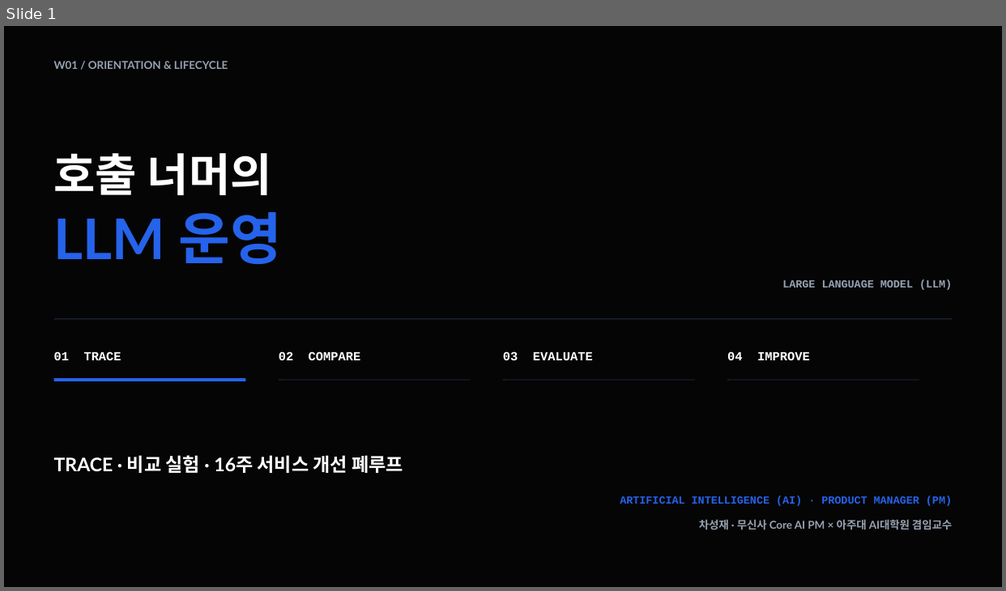
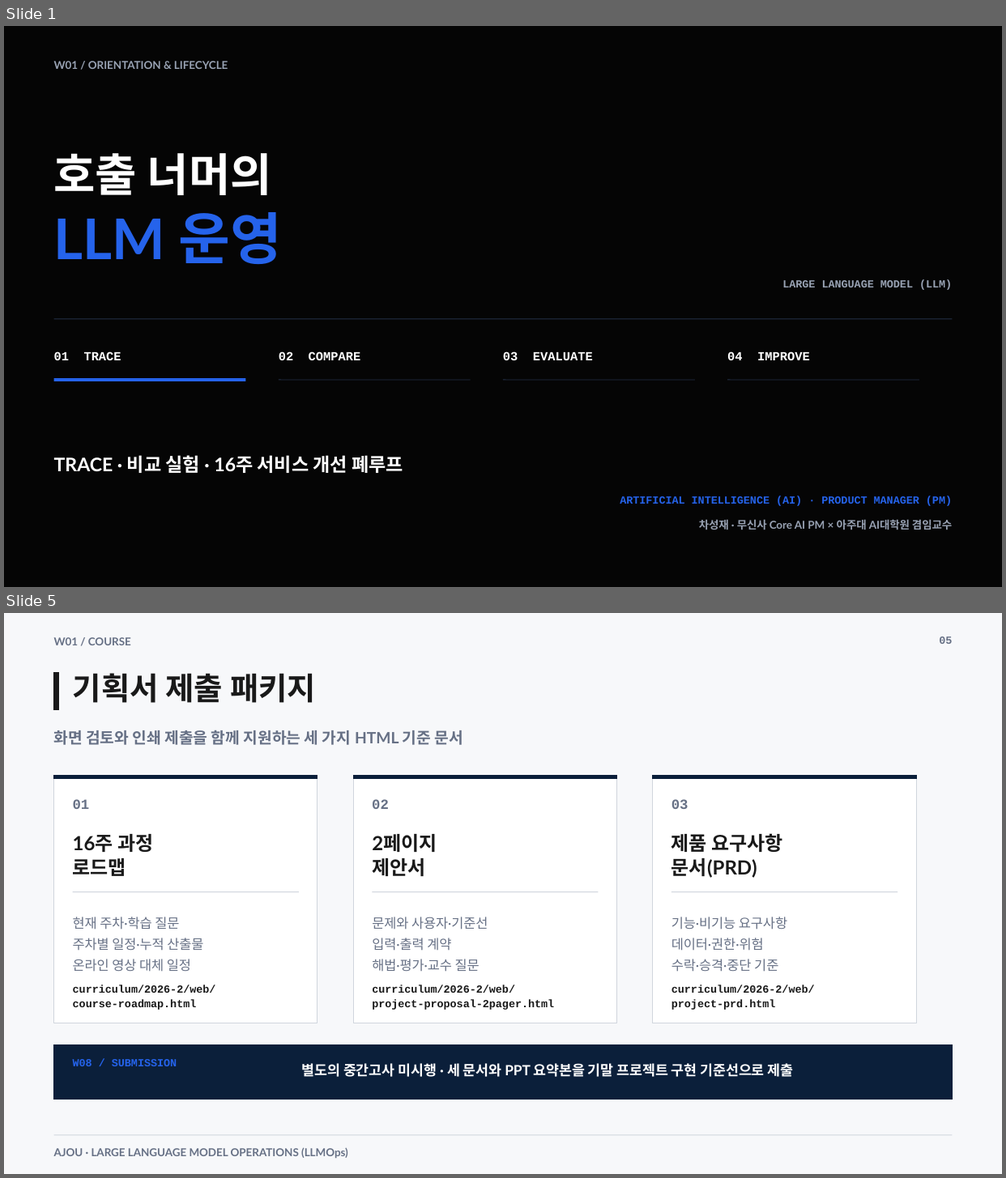
Before and after one commit to smilesjcha/llmops-16week, a slide deck: week01/lecture/01_week1_llmops_kickoff.pptx. Shown one above the other, each under a label of ours: slide 1 before the commit, slides 1 and 5 after it; the slides between them are not shown. The pictures are 1006x591 and 1006x1178 pixels, drawn with LibreOffice and Linux fonts; fonts in the diff are those of the drawing. Boxes give left, top, right and bottom in pixels: in the first picture for what was removed or moved away, otherwise in the second. Text is boxed around its words. In the diff, an @@ line names an element or a change of style, - is before the commit and + after.

Commit message:
feat: add project submission roadmap and planning pages

```diff
--- a/week01/lecture/01_week1_llmops_kickoff.pptx
+++ b/week01/lecture/01_week1_llmops_kickoff.pptx
@@ slide 5 added at [4, 613, 1002, 1174], background #F7F8FA @@
@@ text added at [939, 636, 952, 644], 10.5 pt, text #667085, bold @@
+05
@@ text added at [54, 637, 131, 645], 10.5 pt, text #667085, bold @@
+W01 / COURSE
@@ rectangle added at [54, 672, 58, 709], fill #191919, outline #191919 0 pt @@
@@ text added at [73, 673, 316, 703], 30 pt, text #191919, bold @@
+기획서 제출 패키지
@@ text added at [54, 730, 462, 745], 15 pt, text #667085, bold @@
+화면 검토와 인쇄 제출을 함께 지원하는 세 가지 HTML 기준 문서
@@ rectangle added at [54, 776, 317, 1023], fill #FFFFFF, outline #D0D5DD 0.75 pt @@
@@ rectangle added at [54, 776, 317, 779], fill #0B1F3A, outline #0B1F3A 0 pt @@
@@ rectangle added at [354, 776, 617, 1023], fill #FFFFFF, outline #D0D5DD 0.75 pt @@
@@ rectangle added at [354, 776, 617, 779], fill #0B1F3A, outline #0B1F3A 0 pt @@
@@ rectangle added at [653, 776, 917, 1023], fill #FFFFFF, outline #D0D5DD 0.75 pt @@
@@ rectangle added at [653, 776, 917, 779], fill #0B1F3A, outline #0B1F3A 0 pt @@
@@ text added at [73, 799, 90, 809], 13.5 pt, text #667085, bold @@
+01
@@ text added at [372, 799, 389, 809], 13.5 pt, text #667085, bold @@
+02
@@ text added at [671, 799, 688, 809], 13.5 pt, text #667085, bold @@
+03
@@ text added at [73, 834, 153, 876], 18.8 pt, text #191919, bold @@
+16주 과정
+로드맵
@@ text added at [372, 834, 437, 876], 18.8 pt, text #191919, bold @@
+2페이지
+제안서
@@ text added at [671, 833, 783, 878], 18.8 pt, text #191919, bold @@
+제품 요구사항
+문서(PRD)
@@ line added from (73, 892) to (299, 892), #D0D5DD 0.75 pt @@
@@ line added from (373, 892) to (599, 892), #D0D5DD 0.75 pt @@
@@ line added from (671, 892) to (898, 892), #D0D5DD 0.75 pt @@
@@ text added at [73, 917, 203, 971], 12.8 pt, text #667085 @@
+현재 주차·학습 질문
+주차별 일정·누적 산출물
+온라인 영상 대체 일정
@@ text added at [372, 917, 488, 972], 12.8 pt, text #667085 @@
+문제와 사용자·기준선
+입력·출력 계약
+해법·평가·교수 질문
@@ text added at [671, 917, 787, 972], 12.8 pt, text #667085 @@
+기능·비기능 요구사항
+데이터·권한·위험
+수락·승격·중단 기준
@@ text added at [73, 985, 216, 1010], 10.5 pt, text #191919, bold @@
+curriculum/2026-2/web/
+course-roadmap.html
@@ text added at [372, 985, 554, 1010], 10.5 pt, text #191919, bold @@
+curriculum/2026-2/web/
+project-proposal-2pager.html
@@ text added at [671, 985, 815, 1010], 10.5 pt, text #191919, bold @@
+curriculum/2026-2/web/
+project-prd.html
@@ rectangle added at [54, 1045, 953, 1100], fill #0B1F3A, outline #0B1F3A 0 pt @@
@@ text added at [73, 1059, 177, 1067], 10.5 pt, text #2563EB, bold @@
+W08 / SUBMISSION
@@ text added at [302, 1063, 794, 1077], 13.5 pt, text #FFFFFF, bold @@
+별도의 중간고사 미시행 · 세 문서와 PPT 요약본을 기말 프로젝트 구현 기준선으로 제출
@@ line added from (54, 1135) to (953, 1135), #D0D5DD 0.75 pt @@
@@ text added at [54, 1148, 348, 1158], 10.5 pt, text #667085, bold @@
+AJOU · LARGE LANGUAGE MODEL OPERATIONS (LLMOps)
```
Also in this commit, not shown: 13 slides changed, 2 other slides added, 3 slides removed, 16 other files.
